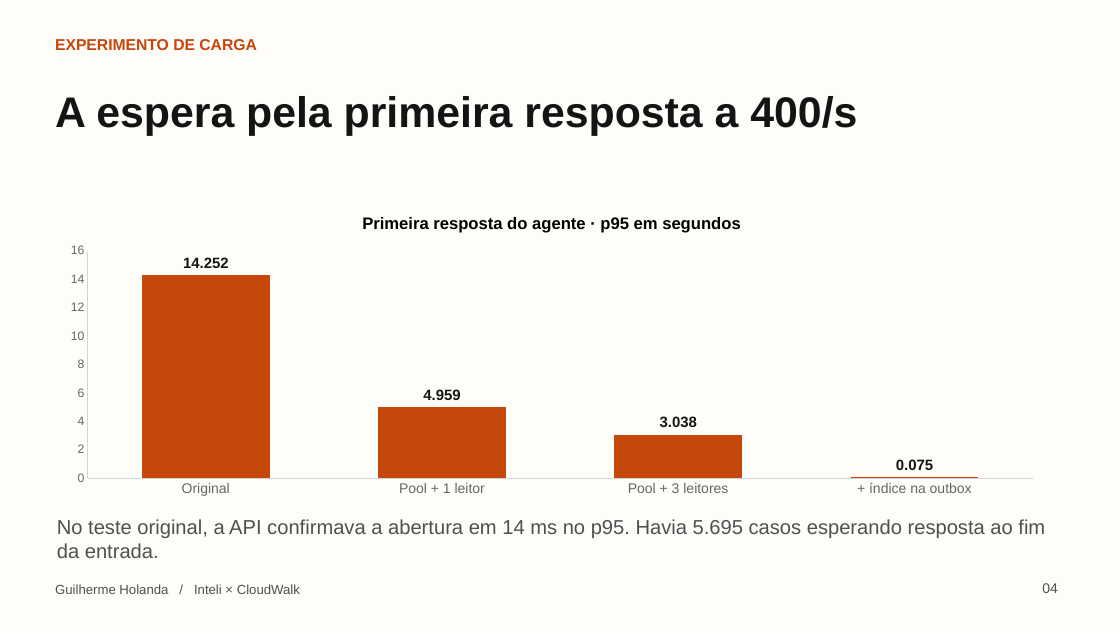
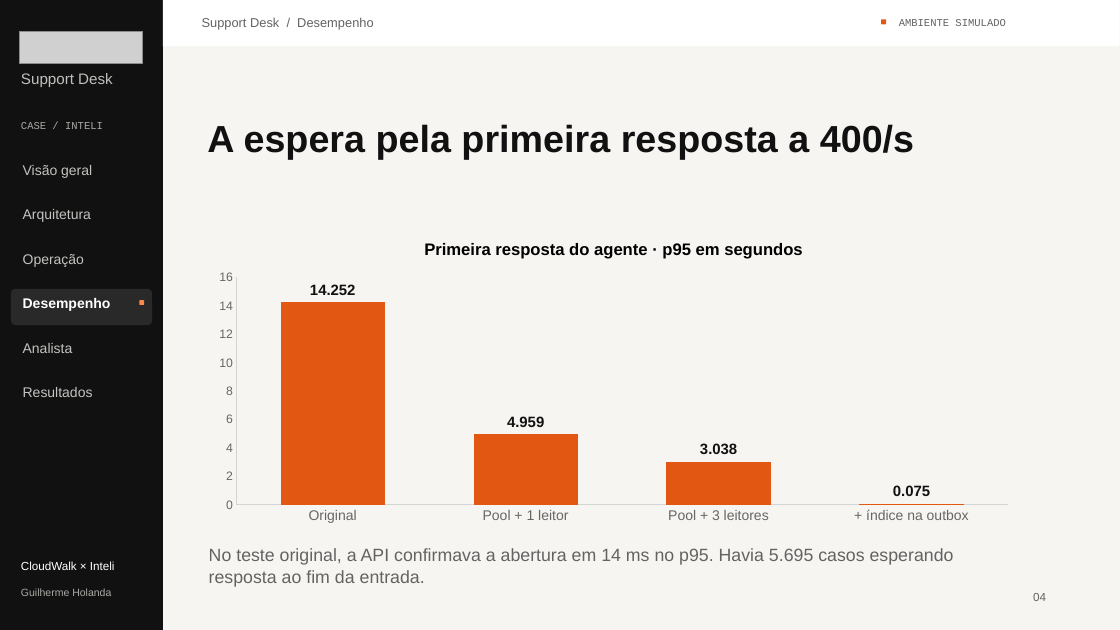
Before and after one commit to Gui0206/case-cloudwalk, a slide deck: slide 4 of Central-HelpDesk-Banca.pptx. Drawn at 1120x630 pixels with LibreOffice and Linux fonts; fonts in the diff are those of the drawing; grey boxes stand for pictures. Boxes give left, top, right and bottom in pixels: in the first picture for what was removed or moved away, otherwise in the second. Text is boxed around its words. In the diff, an @@ line names an element or a change of style, - is before the commit and + after.

Commit message:
Aplica a identidade visual do Support Desk à apresentação da banca

```diff
--- a/Central-HelpDesk-Banca.pptx
+++ b/Central-HelpDesk-Banca.pptx
@@ background #FFFDF9 to #F6F5F2 @@
@@ rectangle added at [0,0,163,630], fill #111111 @@
@@ rectangle added at [163,0,1120,46], fill #FFFFFF @@
@@ text added at [202,17,373,29], 11 pt, text #646362 @@
+Support Desk / Desempenho
@@ rounded rectangle added at [881,19,886,24], fill #E25813 @@
@@ text added at [899,19,1005,26], 9 pt, text #646362 @@
+AMBIENTE SIMULADO
@@ picture added at [19,32,143,63] @@
@@ text removed at [55,39,257,50] @@
-EXPERIMENTO DE CARGA
@@ text added at [21,73,113,87], 13 pt, text #C1C0BC @@
+Support Desk
@@ text "A espera pela primeira resposta ...": place and size @@
-text "A espera pela primeira resposta ..." at [55,96,857,136]
+text "A espera pela primeira resposta ..." at [207,124,914,159]
@@ text "A espera pela primeira resposta ..." at [207,124,914,159]: size 36.8 to 32.3 pt, text colour #141414 to #111111 @@
@@ text added at [21,122,103,129], 9 pt, text #AAA9A5 @@
+CASE / INTELI
@@ text added at [23,165,92,178], 12 pt, text #C4C3BF @@
+Visão geral
@@ text added at [23,209,91,222], 12 pt, text #C4C3BF @@
+Arquitetura
@@ column chart at [203,225,1025,528] @@
@@ colour of Series 1 #C5470A to #E25813 @@
@@ data labels of Series 1 changed @@
@@ column chart: place and size @@
-column chart at [50,198,1053,502]
+column chart at [203,225,1025,528]
@@ text added at [23,254,84,267], 12 pt, text #C4C3BF @@
+Operação
@@ rounded rectangle added at [11,289,152,325], fill #292929 @@
@@ text added at [23,298,111,311], 12 pt, text #FFFFFF, bold @@
+Desempenho
@@ rounded rectangle added at [139,300,145,305], fill #FF8747 @@
@@ text added at [23,343,73,353], 12 pt, text #C4C3BF @@
+Analista
@@ text added at [23,387,93,397], 12 pt, text #C4C3BF @@
+Resultados
@@ text added at [21,561,115,570], 10 pt, text #FFFFFF @@
+CloudWalk × Inteli
@@ text "No teste original, a API ...": place and size @@
-text "No teste original, a API ..." at [57,519,1045,558]
+text "No teste original, a API ..." at [209,548,954,587]
@@ text "No teste original, a API ..." at [209,548,954,587]: size 17.2 to 15.2 pt, text colour #505052 to #646362 @@
@@ text at [21,588,111,596]: text changed; size 11.2 to 9 pt; text colour #505052 to #AAA9A5 @@
-Guilherme Holanda / Inteli × CloudWalk
+Guilherme Holanda
@@ text "Guilherme Holanda" at [21,588,111,596]: vertical alignment middle to top @@
@@ text "04": place and size @@
-text "04" at [1042,583,1058,593]
+text "04" at [1033,593,1046,601]
@@ text "04" at [1033,593,1046,601]: size 12 to 10 pt, text colour #505052 to #646362; alignment right to left; vertical alignment middle to top @@
```
Also in this commit, not shown: 9 other slides changed, 1 slide added, 1 slide removed.
